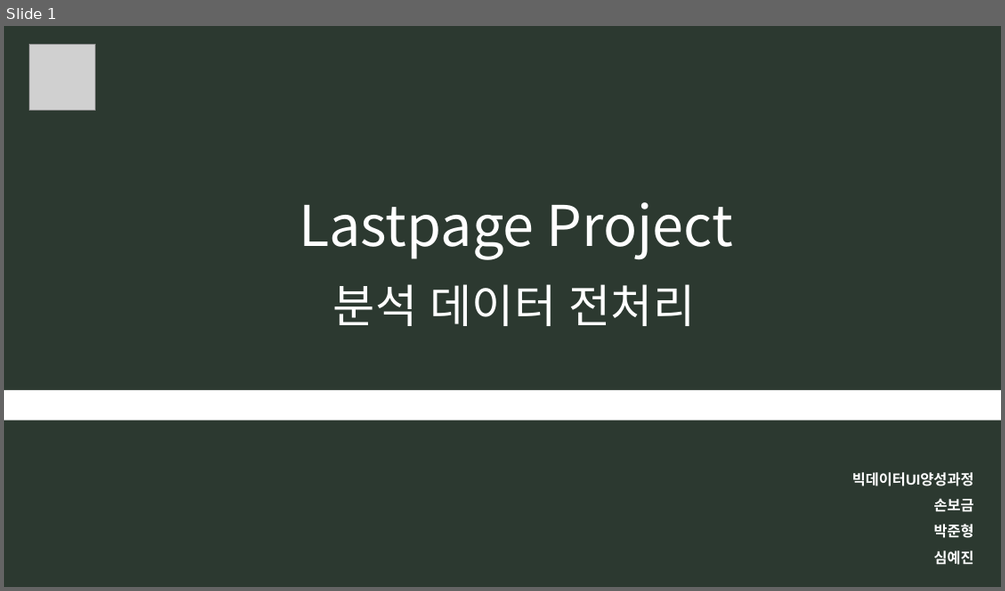
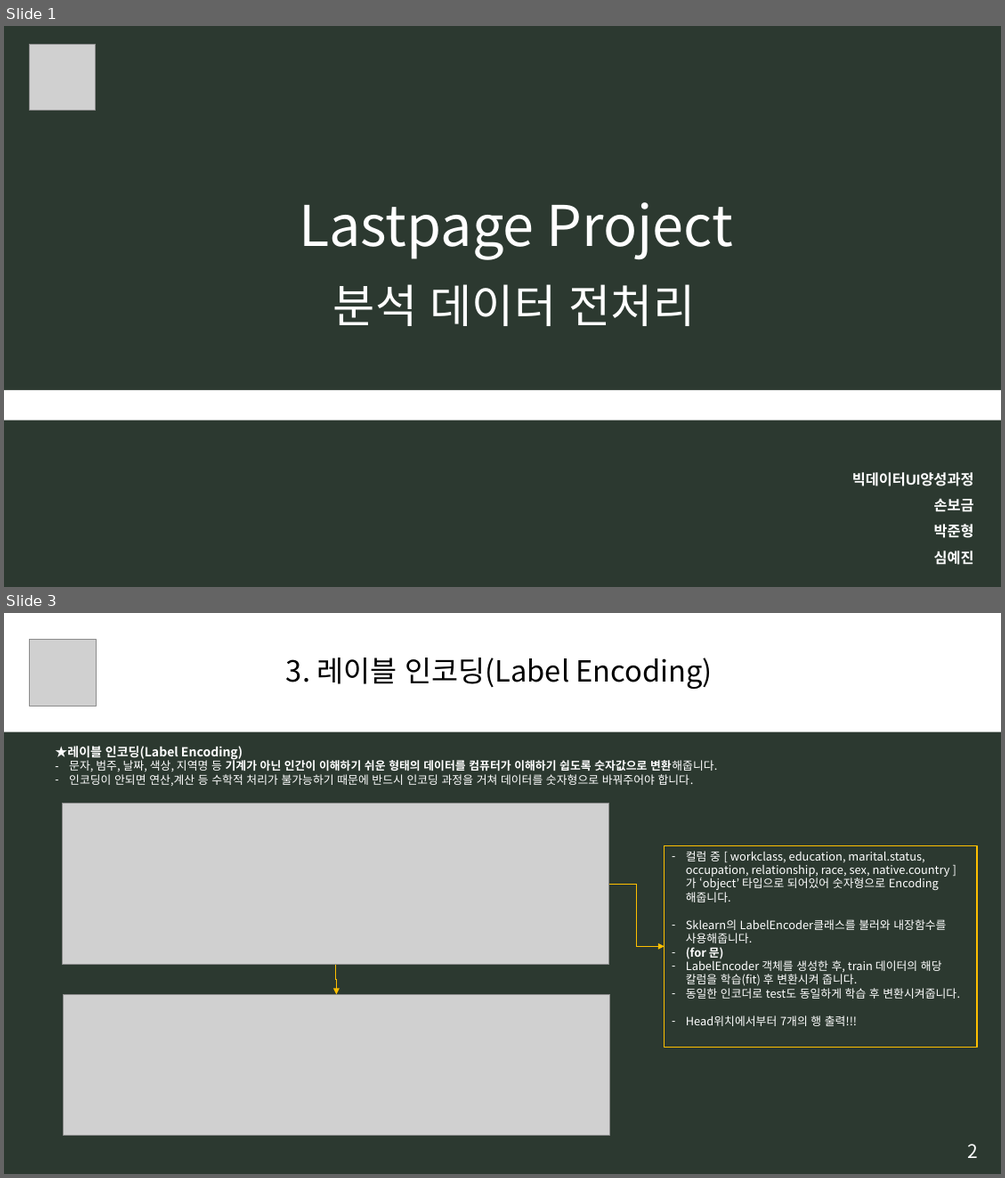
Before and after one commit to BIGDATA-UI-T3/Lastpage_Project, a slide deck: [모듈] 13. 분석데이터 전처리.pptx. Shown one above the other, each under a label of ours: slide 1 before the commit, slides 1 and 3 after it; the slides between them are not shown. The pictures are 1005x591 and 1005x1178 pixels, drawn with LibreOffice and Linux fonts; fonts in the diff are those of the drawing; grey boxes stand for pictures. Boxes give left, top, right and bottom in pixels: in the first picture for what was removed or moved away, otherwise in the second. Text is boxed around its words. In the diff, an @@ line names an element or a change of style, - is before the commit and + after.

Commit message:
[모듈] 13. 분석데이터 전처리_보금

```diff
--- a/[모듈] 13. 분석데이터 전처리.pptx
+++ b/[모듈] 13. 분석데이터 전처리.pptx
@@ slide 3 added at box(4, 613, 1001, 1174), background #2C3930 @@
@@ rectangle added at box(4, 613, 1001, 732), fill #FFFFFF, 28 pt, text #000000 @@
+3. 레이블 인코딩(Label Encoding)
@@ picture added at box(30, 639, 96, 706) @@
@@ text added at box(55, 746, 717, 786), 11 pt, text #FFFFFF @@
+★레이블 인코딩(Label Encoding)
+– 문자, 범주, 날짜, 색상, 지역명 등 기계가 아닌 인간이 이해하기 쉬운 형태의 데이터를 컴퓨터가 이해하기 쉽도록 숫자값으로 변환해줍니다.
+– 인코딩이 안되면 연산,계산 등 수학적 처리가 불가능하기 때문에 반드시 인코딩 과정을 거쳐 데이터를 숫자형으로 바꿔주어야 합니다.
@@ picture added at box(63, 803, 609, 964) @@
@@ rectangle added at box(664, 845, 977, 1046), outline #FFC000 1 pt, 11 pt, text #FFFFFF @@
+– 컬럼 중 [ workclass, education, marital.status, occupation, relationship, race, sex, native.country ] 가 ‘object’ 타입으로 되어있어 숫자형으로 Encoding 해줍니다.
+– Sklearn의 LabelEncoder클래스를 불러와 내장함수를 사용해줍니다.
+– (for 문)
+– LabelEncoder 객체를 생성한 후, train 데이터의 해당 칼럼을 학습(fit) 후 변환시켜 줍니다.
+– 동일한 인코더로 test도 동일하게 학습 후 변환시켜줍니다.
+– Head위치에서부터 7개의 행 출력!!!
@@ elbow arrow added from (609, 884) to (664, 947), #FFC000 1 pt @@
@@ elbow arrow added from (336, 965) to (336, 995), #FFC000 1 pt @@
@@ picture added at box(63, 995, 610, 1135) @@
@@ text added at box(968, 1143, 979, 1158), 18 pt, text #FFFFFF @@
+2
```
Also in this commit, not shown: 1 slide changed, 3 other slides added, 7 slides removed.
